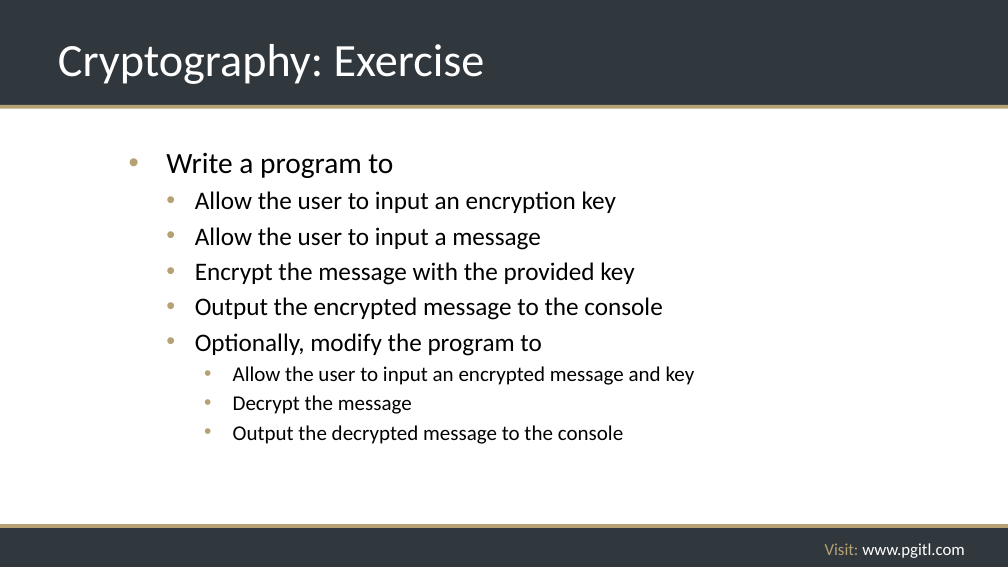
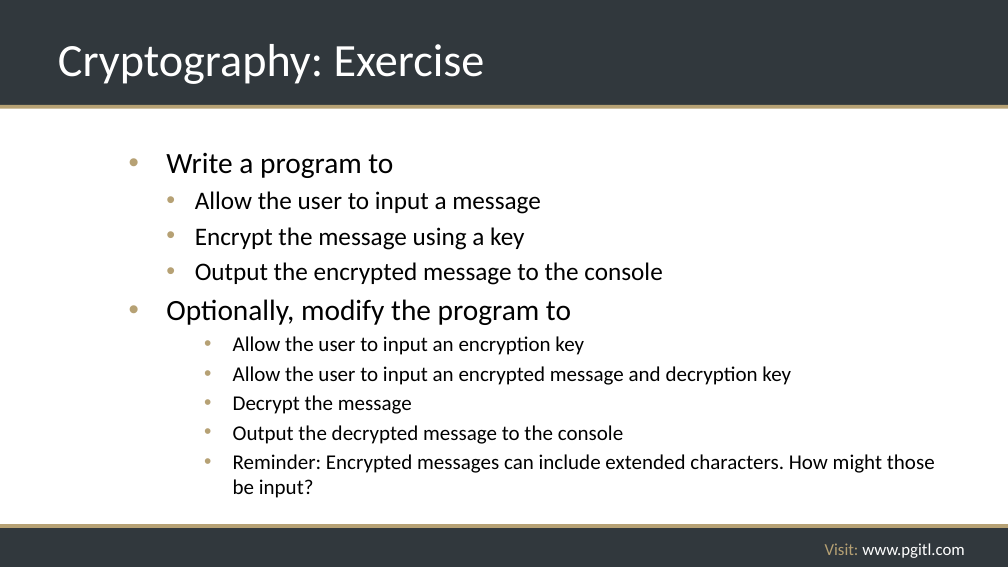
Before and after one commit to rikkouri/project-a, a slide deck: slide 161 of Programming Foundations.pptx (slide 160 before the commit). Drawn at 1008x567 pixels with LibreOffice and Linux fonts; fonts in the diff are those of the drawing; background and template pictures are left out. Boxes give left, top, right and bottom in pixels: in the first picture for what was removed or moved away, otherwise in the second. Text is boxed around its words. In the diff, an @@ line names an element or a change of style, - is before the commit and + after.

```diff
--- a/Programming Foundations.pptx
+++ b/Programming Foundations.pptx
@@ text at (195, 191, 616, 213): paragraph removed @@
-    • Allow the user to input an encryption key
@@ text at (195, 227, 524, 250): text changed @@
-    • Encrypt the message with the provided key
+    • Encrypt the message using a key
@@ text at (166, 299, 571, 325): size 24 to 28 pt in "Optionally, modify the program to"; list level 3 to 2 in "Optionally, modify the program to" @@
@@ text at (233, 336, 791, 385): text changed @@
-      • Allow the user to input an encrypted message and key
+      • Allow the user to input an encryption key
+      • Allow the user to input an encrypted message and decryption key
@@ text at (233, 454, 935, 498): paragraph added @@
+      • Reminder: Encrypted messages can include extended characters. How might those be input?
```
Also in this commit, not shown: 28 other slides changed, 15 slides added, 1 slide removed.
